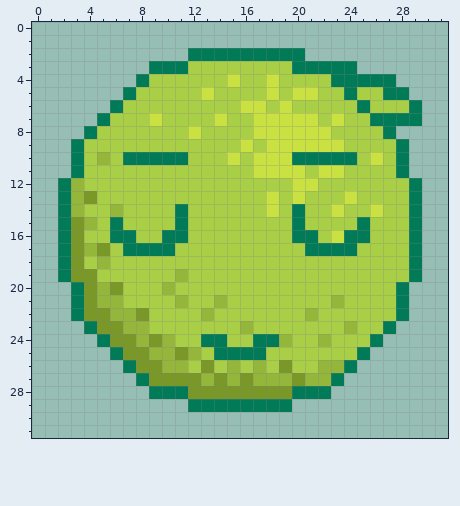
Pixel-art sprite, stored at imgs/calm_green_pea.png. That is the earlier state.
The file is 32x32 pixels.
Now the later version:
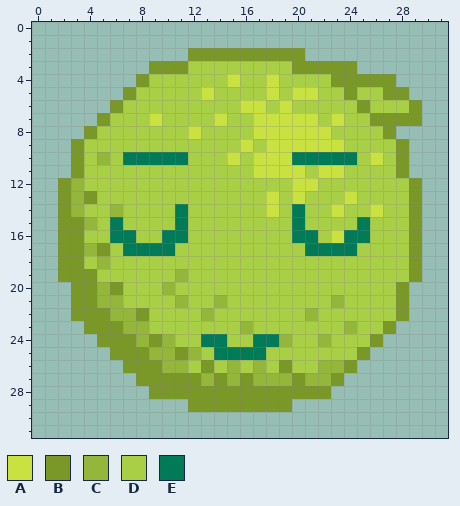
Palette (. is transparent): A #c9e141  B #799828  C #94b63b  D #a9cf46  E #017a57
The commit says: Added some of the first section text, single pea simulation
Difference:
y 2: x 12..20 EEEEEEEEE -> BBBBBBBBB
y 3: x 9..11 EEE -> BBB; x 20..24 EEEEE -> BBBBB
y 4: x 8 E -> B; x 23..27 EEEEE -> BBBBB
y 5: x 7 E -> B; x 24 E -> B; x 27..28 EE -> BB
y 6: x 6 E -> B; x 25 E -> B; x 29 E -> B
y 7: x 5 E -> B; x 26..29 EEEE -> BBBB
y 8: x 4 E -> B; x 27 E -> B
y 9..11: x 3 E -> B; x 28 E -> B
y 12..19: x 2 E -> B; x 29 E -> B
y 20..22: x 3 E -> B; x 28 E -> B
y 23: x 4 E -> B; x 27 E -> B
y 24: x 5 E -> B; x 26 E -> B
y 25: x 6 E -> B; x 25 E -> B
y 26: x 7 E -> B; x 24 E -> B
y 27: x 8 E -> B; x 23 E -> B
y 28: x 9..11 EEE -> BBB; x 20..22 EEE -> BBB
y 29: x 12..19 EEEEEEEE -> BBBBBBBB
Changed places in both pictures, as pixel boxes (x1, y1, x2, y2):
changed: (58, 48, 422, 412)
